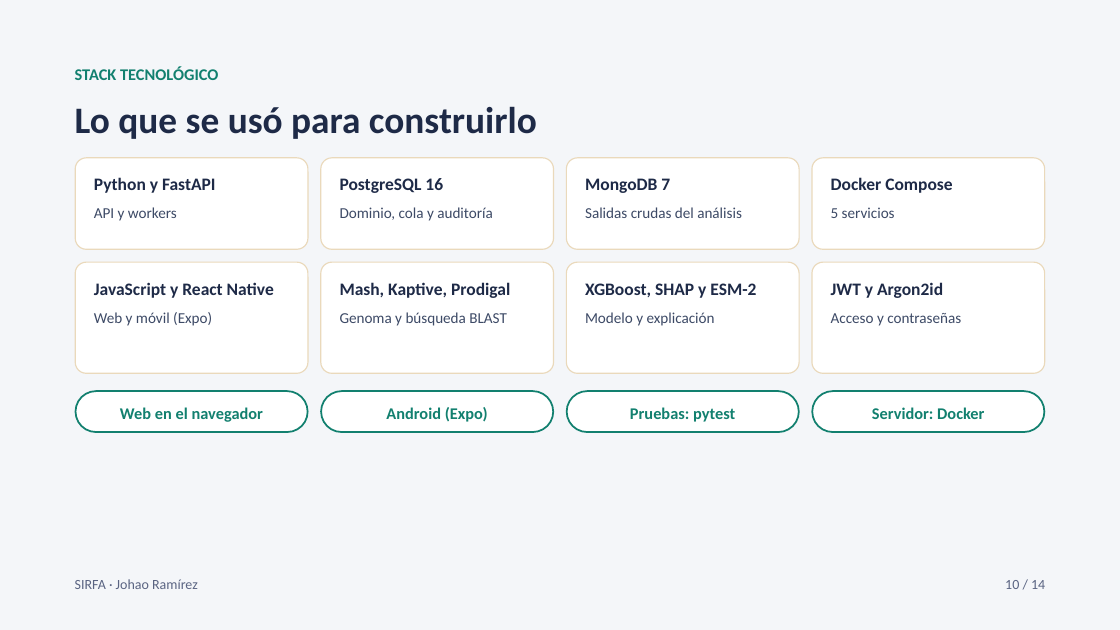
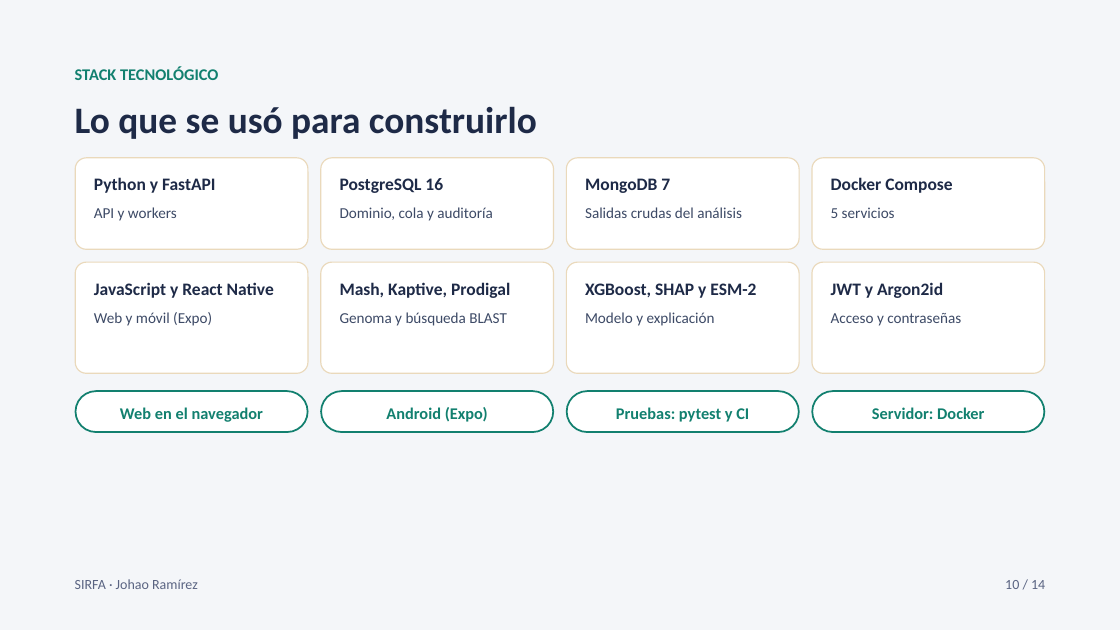
Before and after one commit to johao21/Capstone, a slide deck: slide 10 of Fase 3/3.4_APT122_PresentacionFinal_JohaoRamirez.pptx. Drawn at 1120x630 pixels with LibreOffice and Linux fonts; fonts in the diff are those of the drawing. Boxes give left, top, right and bottom in pixels: in the first picture for what was removed or moved away, otherwise in the second. Text is boxed around its words. In the diff, an @@ line names an element or a change of style, - is before the commit and + after.

```diff
--- a/Fase 3/3.4_APT122_PresentacionFinal_JohaoRamirez.pptx
+++ b/Fase 3/3.4_APT122_PresentacionFinal_JohaoRamirez.pptx
@@ text in freeform shape at bbox=[616, 407, 749, 422]: text changed @@
-Pruebas: pytest
+Pruebas: pytest y CI
```
Also in this commit, not shown: 3 other slides changed, 2 other files.
